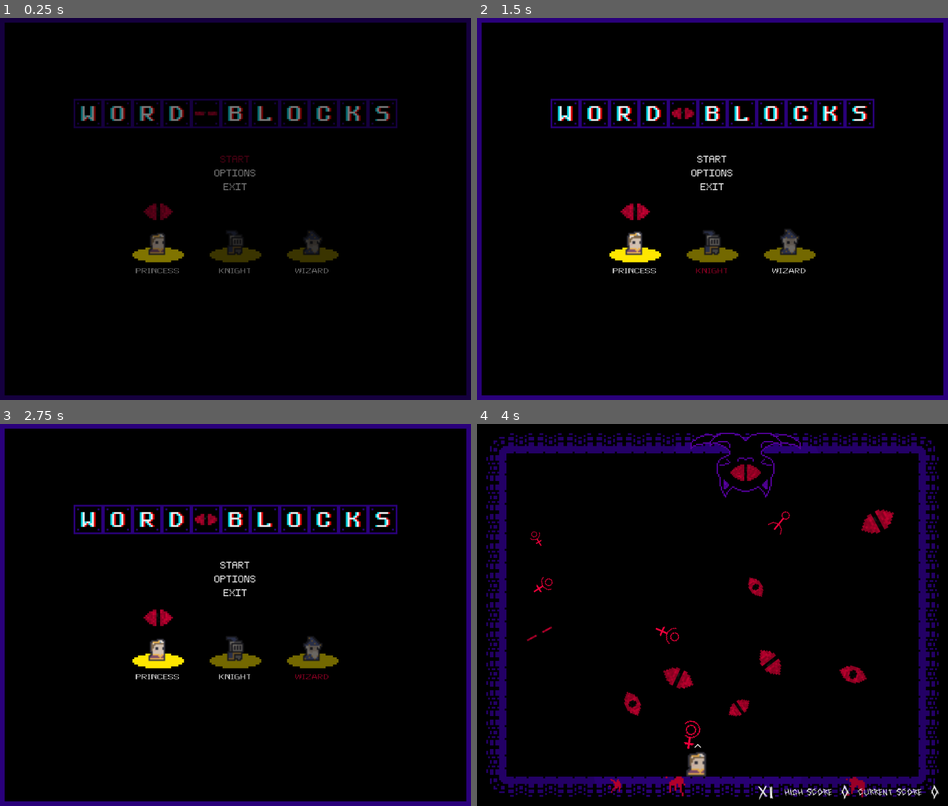
Above: before the commit, frames 1-4 (two rows, left to right).
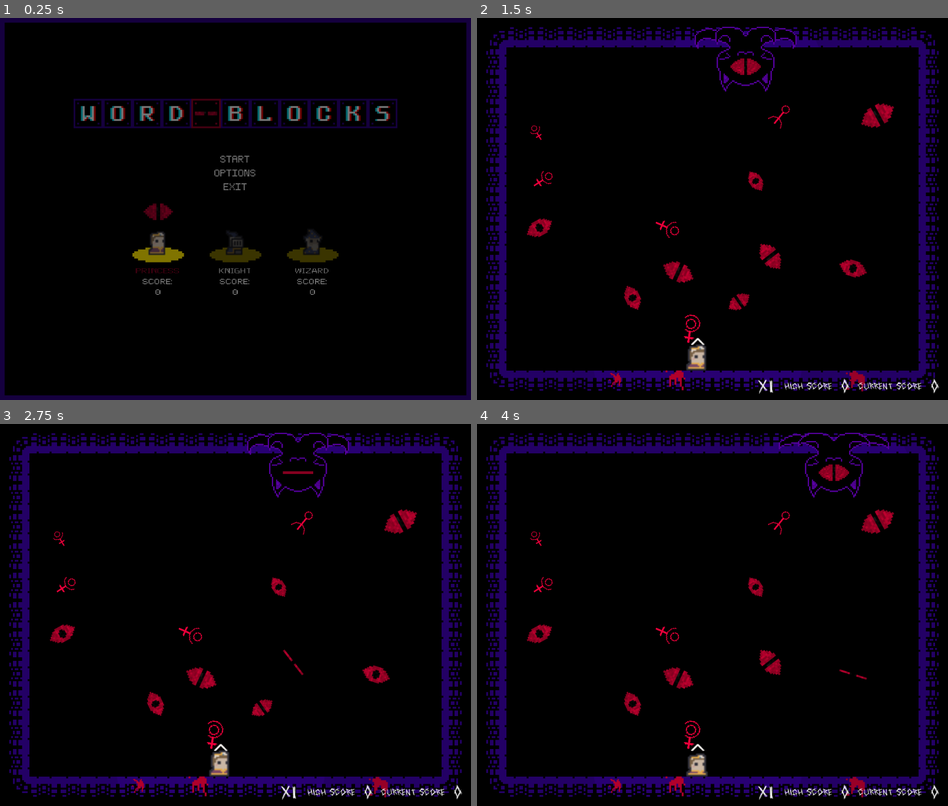
Above: after the commit, the same moments.

Repository: wlehoang/WordBlocks
Game: Godot game, scene res://main.tscn
The game is run twice, just before and just after one commit, with the same random seed, the same clock (stepped at 60 frames per second) and the same inputs.
Inputs (mouse positions are in pixels of both pictures, inside the frame that each line leads up to):
- Up to frame 1 (0.25 s): no input
- Up to frame 2 (1.5 s): click "PRINCESS" at 0.5 s; click (712, 270) at 1.25 s, where only the run before the commit has a clickable "KNIGHT"
- Up to frame 3 (2.75 s): click (310, 676) at 2 s, where only the run before the commit has a clickable "WIZARD"
- Up to frame 4 (4 s): click (712, 565) at 2.75 s, where only the run before the commit has a clickable "START"; tap Enter at 3.5 s; move the mouse to (816, 595) at 3.52 s; hold E (select_right) from 3.53 s (still down); hold Tab (ui_focus_next) from 3.53 s (still down); click (816, 595) at 3.67 s; tap W (select_up) at 3.77 s

The runs differ from the first frame. In frame 1, 0.5% of the frame differs, in the area x 28-70%, y 21-73%; in frame 2, 22%, in the area x 0-100%, y 0-100%; in frame 3, 22%; in frame 4, 2.4%.

Commit message:
Updated controls for main menu, improved visibility of blocks/pointer, showing scores on main menu and game over

Diff:
--- a/entities/blocks/blocks.tscn
+++ b/entities/blocks/blocks.tscn
@@ -727,7 +727,8 @@
 scale = Vector2( 1.34, 1.34 )
 z_index = 1
 frames = SubResource( 131 )
-animation = "block_empty"
+animation = "block_bomb"
+frame = 2
 playing = true
 
 [node name="CollisionShape2D" type="CollisionShape2D" parent="."]
@@ -739,7 +740,7 @@
 scale = Vector2( 2, 2 )
 z_index = 2
 frames = SubResource( 166 )
-frame = 3
+frame = 2
 playing = true
 
 [node name="Explosion" type="AnimatedSprite" parent="."]
--- a/entities/player/player.tscn
+++ b/entities/player/player.tscn
@@ -1324,6 +1324,7 @@
 [node name="Cursor" type="AnimatedSprite" parent="."]
 position = Vector2( 40, 0 )
 rotation = 1.5708
+scale = Vector2( 2, 2 )
 z_index = 5
 frames = SubResource( 233 )
 playing = true
--- a/ui/menus/game_over_screen.gd
+++ b/ui/menus/game_over_screen.gd
@@ -6,6 +6,7 @@
 
 func _ready() -> void:
 	$"%RestartButton".grab_focus()
+	$"%Score".text = str(ScoreTracker.current_score)
 	get_tree().paused = true
 
 func _on_RestartButton_pressed():
--- a/ui/menus/game_over_screen.tscn
+++ b/ui/menus/game_over_screen.tscn
@@ -1,9 +1,10 @@
-[gd_scene load_steps=11 format=2]
+[gd_scene load_steps=13 format=2]
 
 [ext_resource path="res://resources/fonts/DarkDepths.ttf" type="DynamicFontData" id=1]
 [ext_resource path="res://ui/menus/game_over_screen.gd" type="Script" id=2]
 [ext_resource path="res://resources/themes/button_theme.tres" type="Theme" id=3]
 [ext_resource path="res://resources/fonts/PixeloidMono.ttf" type="DynamicFontData" id=4]
+[ext_resource path="res://resources/fonts/PixeloidSans.ttf" type="DynamicFontData" id=5]
 
 [sub_resource type="StyleBoxFlat" id=1]
 bg_color = Color( 0, 0, 0, 1 )
@@ -19,6 +20,11 @@
 outline_size = 2
 outline_color = Color( 0.54902, 0, 0.137255, 1 )
 font_data = ExtResource( 1 )
+
+[sub_resource type="DynamicFont" id=7]
+size = 32
+extra_spacing_char = 1
+font_data = ExtResource( 5 )
 
 [sub_resource type="DynamicFont" id=4]
 font_data = ExtResource( 4 )
@@ -48,13 +54,13 @@
 [node name="Rows" type="VBoxContainer" parent="PanelContainer/MarginContainer"]
 margin_right = 1014.0
 margin_bottom = 822.0
-custom_constants/separation = 60
+custom_constants/separation = 30
 alignment = 1
 
 [node name="Title" type="Label" parent="PanelContainer/MarginContainer/Rows"]
-margin_top = 310.0
+margin_top = 255.0
 margin_right = 1014.0
-margin_bottom = 382.0
+margin_bottom = 327.0
 size_flags_horizontal = 3
 size_flags_vertical = 0
 theme = SubResource( 2 )
@@ -65,10 +71,30 @@
 align = 1
 valign = 1
 
+[node name="ScoreLabel" type="Label" parent="PanelContainer/MarginContainer/Rows"]
+unique_name_in_owner = true
+margin_top = 357.0
+margin_right = 1014.0
+margin_bottom = 397.0
+custom_fonts/font = SubResource( 7 )
+text = "Final Score:"
+align = 1
+autowrap = true
+
+[node name="Score" type="Label" parent="PanelContainer/MarginContainer/Rows"]
+unique_name_in_owner = true
+margin_top = 427.0
+margin_right = 1014.0
+margin_bottom = 467.0
+custom_fonts/font = SubResource( 7 )
+text = "0"
+align = 1
+autowrap = true
+
 [node name="CenterContainer" type="CenterContainer" parent="PanelContainer/MarginContainer/Rows"]
-margin_top = 442.0
+margin_top = 497.0
 margin_right = 1014.0
-margin_bottom = 512.0
+margin_bottom = 567.0
 
 [node name="ButtonRows" type="VBoxContainer" parent="PanelContainer/MarginContainer/Rows/CenterContainer"]
 margin_left = 457.0
--- a/ui/menus/main_menu_screen.gd
+++ b/ui/menus/main_menu_screen.gd
@@ -14,7 +14,7 @@
 	screen_size = get_viewport().size
 	var x_offset = (screen_size.x - (title_array.size() * block_size))/2
 	var y_offset = screen_size.y/4
-	$"%StartButton".grab_focus()
+	$PrincessArea/VBoxContainer/Name1.grab_focus()
 	for i in range(title_array.size()):
 		var block = Blocks.instance()
 		block.select_block_type(title_array[i])
@@ -23,6 +23,9 @@
 	handle_character_select()
 	$Eye.get_node("AnimatedSprite").play("blink_cat")
 	$Eye.rotation = 0
+	$"%Value1".text = str(ScoreTracker.high_score["level1"])
+	$"%Value2".text = str(ScoreTracker.high_score["level2"])
+	$"%Value3".text = str(ScoreTracker.high_score["level3"])
 
 func handle_character_select():
 	match selected_character:
@@ -43,7 +46,16 @@
 			$WizardArea/FadeOut.hide()
 
 func _input(event):
-	if event.is_action_pressed("select_right"):
+	if event.is_action_pressed("select_left") or event.is_action_pressed("ui_left") or event.is_action_pressed("ui_focus_prev"):
+		match selected_character:
+			"princess":
+				selected_character = "wizard"
+			"knight":
+				selected_character = "princess"
+			"wizard":
+				selected_character = "knight"
+		handle_character_select()
+	elif event.is_action_pressed("select_right") or event.is_action_pressed("ui_right") or event.is_action_pressed("ui_focus_next"):
 		match selected_character:
 			"princess":
 				selected_character = "knight"
@@ -51,15 +63,6 @@
 				selected_character = "wizard"
 			"wizard":
 				selected_character = "princess"
-		handle_character_select()
-	elif event.is_action_pressed("select_left"):
-		match selected_character:
-			"princess":
-				selected_character = "wizard"
-			"knight":
-				selected_character = "princess"
-			"wizard":
-				selected_character = "knight"
 		handle_character_select()
 
 func _on_StartButton_pressed():
@@ -91,14 +94,17 @@
 func _on_PrincessArea_mouse_entered():
 	selected_character = "princess"
 	handle_character_select()
+	$PrincessArea/VBoxContainer/Name1.grab_focus()
 
 func _on_KnightArea_mouse_entered():
 	selected_character = "knight"
 	handle_character_select()
+	$KnightArea/VBoxContainer/Name2.grab_focus()
 
 func _on_WizardArea_mouse_entered():
 	selected_character = "wizard"
 	handle_character_select()
+	$WizardArea/VBoxContainer/Name3.grab_focus()
 
 func _on_PrincessArea_input_event(viewport, event, shape_idx):
 	if Input.is_mouse_button_pressed(BUTTON_LEFT):
@@ -111,3 +117,27 @@
 func _on_WizardArea_input_event(viewport, event, shape_idx):
 	if Input.is_mouse_button_pressed(BUTTON_LEFT):
 		emit_signal("scene_changed", "level3")
+
+func _on_Name1_mouse_entered():
+	selected_character = "princess"
+	handle_character_select()
+	$PrincessArea/VBoxContainer/Name1.grab_focus()
+
+func _on_Name2_mouse_entered():
+	selected_character = "knight"
+	handle_character_select()
+	$KnightArea/VBoxContainer/Name2.grab_focus()
+
+func _on_Name3_mouse_entered():
+	selected_character = "wizard"
+	handle_character_select()
+	$WizardArea/VBoxContainer/Name3.grab_focus()
+
+func _on_Name1_pressed():
+	emit_signal("scene_changed", "level1")
+
+func _on_Name2_pressed():
+	emit_signal("scene_changed", "level2")
+
+func _on_Name3_pressed():
+	emit_signal("scene_changed", "level3")
--- a/ui/menus/main_menu_screen.tscn
+++ b/ui/menus/main_menu_screen.tscn
@@ -65,6 +65,15 @@
 size = 8
 font_data = ExtResource( 11 )
 
+[sub_resource type="DynamicFont" id=29]
+size = 8
+font_data = ExtResource( 11 )
+
+[sub_resource type="DynamicFont" id=30]
+size = 8
+extra_spacing_char = 1
+font_data = ExtResource( 11 )
+
 [sub_resource type="AtlasTexture" id=14]
 flags = 4
 atlas = ExtResource( 5 )
@@ -96,6 +105,11 @@
 [sub_resource type="RectangleShape2D" id=25]
 extents = Vector2( 18.6667, 19.3333 )
 
+[sub_resource type="DynamicFont" id=31]
+size = 8
+extra_spacing_char = 1
+font_data = ExtResource( 11 )
+
 [sub_resource type="AtlasTexture" id=19]
 flags = 4
 atlas = ExtResource( 6 )
@@ -127,6 +141,11 @@
 [sub_resource type="RectangleShape2D" id=26]
 extents = Vector2( 18.6667, 19.3333 )
 
+[sub_resource type="DynamicFont" id=32]
+size = 8
+extra_spacing_char = 1
+font_data = ExtResource( 11 )
+
 [node name="MainMenuScreen" type="CanvasLayer"]
 pause_mode = 2
 layer = 0
@@ -170,6 +189,7 @@
 unique_name_in_owner = true
 margin_right = 1004.0
 margin_bottom = 25.0
+focus_mode = 0
 theme = ExtResource( 3 )
 custom_fonts/font = SubResource( 7 )
 text = "START"
@@ -179,6 +199,7 @@
 margin_top = 30.0
 margin_right = 1004.0
 margin_bottom = 55.0
+focus_mode = 0
 theme = ExtResource( 3 )
 custom_fonts/font = SubResource( 7 )
 text = "OPTIONS"
@@ -188,6 +209,7 @@
 margin_top = 60.0
 margin_right = 1004.0
 margin_bottom = 85.0
+focus_mode = 0
 theme = ExtResource( 3 )
 custom_fonts/font = SubResource( 8 )
 text = "EXIT"
@@ -213,7 +235,7 @@
 unique_name_in_owner = true
 frames = SubResource( 13 )
 animation = "idle"
-frame = 2
+frame = 3
 playing = true
 
 [node name="CollisionShape2D" type="CollisionShape2D" parent="PrincessArea"]
@@ -235,12 +257,34 @@
 margin_bottom = 79.0
 rect_scale = Vector2( 0.707129, 0.554671 )
 
-[node name="Label" type="Button" parent="PrincessArea/VBoxContainer"]
+[node name="Name1" type="Button" parent="PrincessArea/VBoxContainer"]
 margin_right = 53.0
 margin_bottom = 10.0
+focus_neighbour_left = NodePath("../../../WizardArea/VBoxContainer/Name3")
+focus_neighbour_right = NodePath("../../../KnightArea/VBoxContainer/Name2")
+focus_next = NodePath("../../../KnightArea/VBoxContainer/Name2")
+focus_previous = NodePath("../../../WizardArea/VBoxContainer/Name3")
 theme = ExtResource( 3 )
 custom_fonts/font = SubResource( 28 )
 text = "PRINCESS"
+
+[node name="Score" type="Label" parent="PrincessArea/VBoxContainer"]
+margin_top = 14.0
+margin_right = 53.0
+margin_bottom = 24.0
+custom_fonts/font = SubResource( 29 )
+text = "SCORE:"
+align = 1
+
+[node name="Value1" type="Label" parent="PrincessArea/VBoxContainer"]
+unique_name_in_owner = true
+margin_top = 28.0
+margin_right = 53.0
+margin_bottom = 38.0
+custom_fonts/font = SubResource( 30 )
+text = "0"
+align = 1
+autowrap = true
 
 [node name="KnightArea" type="Area2D" parent="."]
 position = Vector2( 512, 480 )
@@ -256,6 +300,7 @@
 unique_name_in_owner = true
 frames = SubResource( 18 )
 animation = "idle"
+frame = 1
 playing = true
 
 [node name="CollisionShape2D" type="CollisionShape2D" parent="KnightArea"]
@@ -277,12 +322,34 @@
 margin_bottom = 79.0
 rect_scale = Vector2( 0.707129, 0.554671 )
 
-[node name="Label" type="Button" parent="KnightArea/VBoxContainer"]
+[node name="Name2" type="Button" parent="KnightArea/VBoxContainer"]
 margin_right = 53.0
 margin_bottom = 10.0
+focus_neighbour_left = NodePath("../../../PrincessArea/VBoxContainer/Name1")
+focus_neighbour_right = NodePath("../../../WizardArea/VBoxContainer/Name3")
+focus_next = NodePath("../../../WizardArea/VBoxContainer/Name3")
+focus_previous = NodePath("../../../PrincessArea/VBoxContainer/Name1")
 theme = ExtResource( 3 )
 custom_fonts/font = SubResource( 28 )
 text = "KNIGHT"
+
+[node name="Score" type="Label" parent="KnightArea/VBoxContainer"]
+margin_top = 14.0
+margin_right = 53.0
+margin_bottom = 24.0
+custom_fonts/font = SubResource( 29 )
+text = "SCORE:"
+align = 1
+
+[node name="Value2" type="Label" parent="KnightArea/VBoxContainer"]
+unique_name_in_owner = true
+margin_top = 28.0
+margin_right = 53.0
+margin_bottom = 38.0
+custom_fonts/font = SubResource( 31 )
+text = "0"
+align = 1
+autowrap = true
 
 [node name="WizardArea" type="Area2D" parent="."]
 position = Vector2( 680, 480 )
@@ -298,7 +365,7 @@
 unique_name_in_owner = true
 frames = SubResource( 23 )
 animation = "idle"
-frame = 2
+frame = 3
 playing = true
 
 [node name="CollisionShape2D" type="CollisionShape2D" parent="WizardArea"]
@@ -320,12 +387,34 @@
 margin_bottom = 79.0
 rect_scale = Vector2( 0.707129, 0.554671 )
 
-[node name="Label" type="Button" parent="WizardArea/VBoxContainer"]
+[node name="Name3" type="Button" parent="WizardArea/VBoxContainer"]
 margin_right = 53.0
 margin_bottom = 10.0
+focus_neighbour_left = NodePath("../../../KnightArea/VBoxContainer/Name2")
+focus_neighbour_right = NodePath("../../../PrincessArea/VBoxContainer/Name1")
+focus_next = NodePath("../../../PrincessArea/VBoxContainer/Name1")
+focus_previous = NodePath("../../../KnightArea/VBoxContainer/Name2")
 theme = ExtResource( 3 )
 custom_fonts/font = SubResource( 28 )
 text = "WIZARD"
+
+[node name="Score" type="Label" parent="WizardArea/VBoxContainer"]
+margin_top = 14.0
+margin_right = 53.0
+margin_bottom = 24.0
+custom_fonts/font = SubResource( 29 )
+text = "SCORE:"
+align = 1
+
+[node name="Value3" type="Label" parent="WizardArea/VBoxContainer"]
+unique_name_in_owner = true
+margin_top = 28.0
+margin_right = 53.0
+margin_bottom = 38.0
+custom_fonts/font = SubResource( 32 )
+text = "0"
+align = 1
+autowrap = true
 
 [node name="Eye" parent="." instance=ExtResource( 9 )]
 position = Vector2( 344, 424 )
@@ -346,7 +435,13 @@
 [connection signal="pressed" from="PanelContainer/MarginContainer/Rows/ButtonRows/ExitButton" to="." method="_on_ExitButton_pressed"]
 [connection signal="input_event" from="PrincessArea" to="." method="_on_PrincessArea_input_event"]
 [connection signal="mouse_entered" from="PrincessArea" to="." method="_on_PrincessArea_mouse_entered"]
+[connection signal="mouse_entered" from="PrincessArea/VBoxContainer/Name1" to="." method="_on_Name1_mouse_entered"]
+[connection signal="pressed" from="PrincessArea/VBoxContainer/Name1" to="." method="_on_Name1_pressed"]
 [connection signal="input_event" from="KnightArea" to="." method="_on_KnightArea_input_event"]
 [connection signal="mouse_entered" from="KnightArea" to="." method="_on_KnightArea_mouse_entered"]
+[connection signal="mouse_entered" from="KnightArea/VBoxContainer/Name2" to="." method="_on_Name2_mouse_entered"]
+[connection signal="pressed" from="KnightArea/VBoxContainer/Name2" to="." method="_on_Name2_pressed"]
 [connection signal="input_event" from="WizardArea" to="." method="_on_WizardArea_input_event"]
 [connection signal="mouse_entered" from="WizardArea" to="." method="_on_WizardArea_mouse_entered"]
+[connection signal="mouse_entered" from="WizardArea/VBoxContainer/Name3" to="." method="_on_Name_mouse_entered"]
+[connection signal="pressed" from="WizardArea/VBoxContainer/Name3" to="." method="_on_Name3_pressed"]
--- a/ui/menus/options_screen.gd
+++ b/ui/menus/options_screen.gd
@@ -1,6 +1,12 @@
 extends Control
 
 export (String) var scene_name
+
+func _ready():
+	if Globals.mouse_enabled:
+		$"%ToggleMouseButton".set_pressed_no_signal(true)
+	else:
+		$"%ToggleMouseButton".set_pressed_no_signal(false)
 
 func _on_ExitButton1_pressed():
 	hide()
--- a/ui/menus/options_screen.tscn
+++ b/ui/menus/options_screen.tscn
@@ -271,6 +271,7 @@
 action_name = "pickup_or_drop"
 
 [node name="ToggleMouseButton" type="CheckButton" parent="MarginContainer/Tabs/Controls/MarginContainer/ScrollContainer/VBoxContainer"]
+unique_name_in_owner = true
 margin_right = 169.0
 margin_bottom = 40.0
 focus_mode = 0
@@ -281,7 +282,6 @@
 custom_colors/font_color_hover = Color( 1, 1, 1, 1 )
 custom_colors/font_color_pressed = Color( 1, 1, 1, 1 )
 custom_fonts/font = SubResource( 12 )
-pressed = true
 enabled_focus_mode = 0
 text = "Enable Mouse"
 
Binary file changed: entities/blocks/assets/glitch_blocks.png
Not shown: 1 places in ui/menus/main_menu_screen.tscn that only renumber resources
